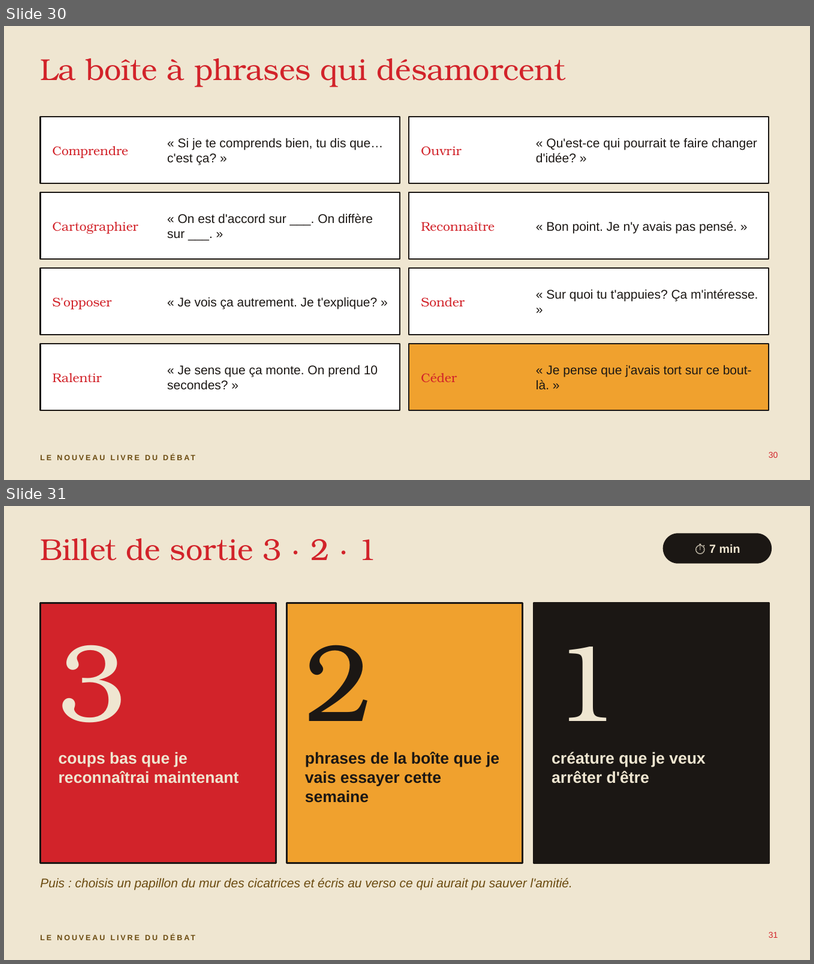
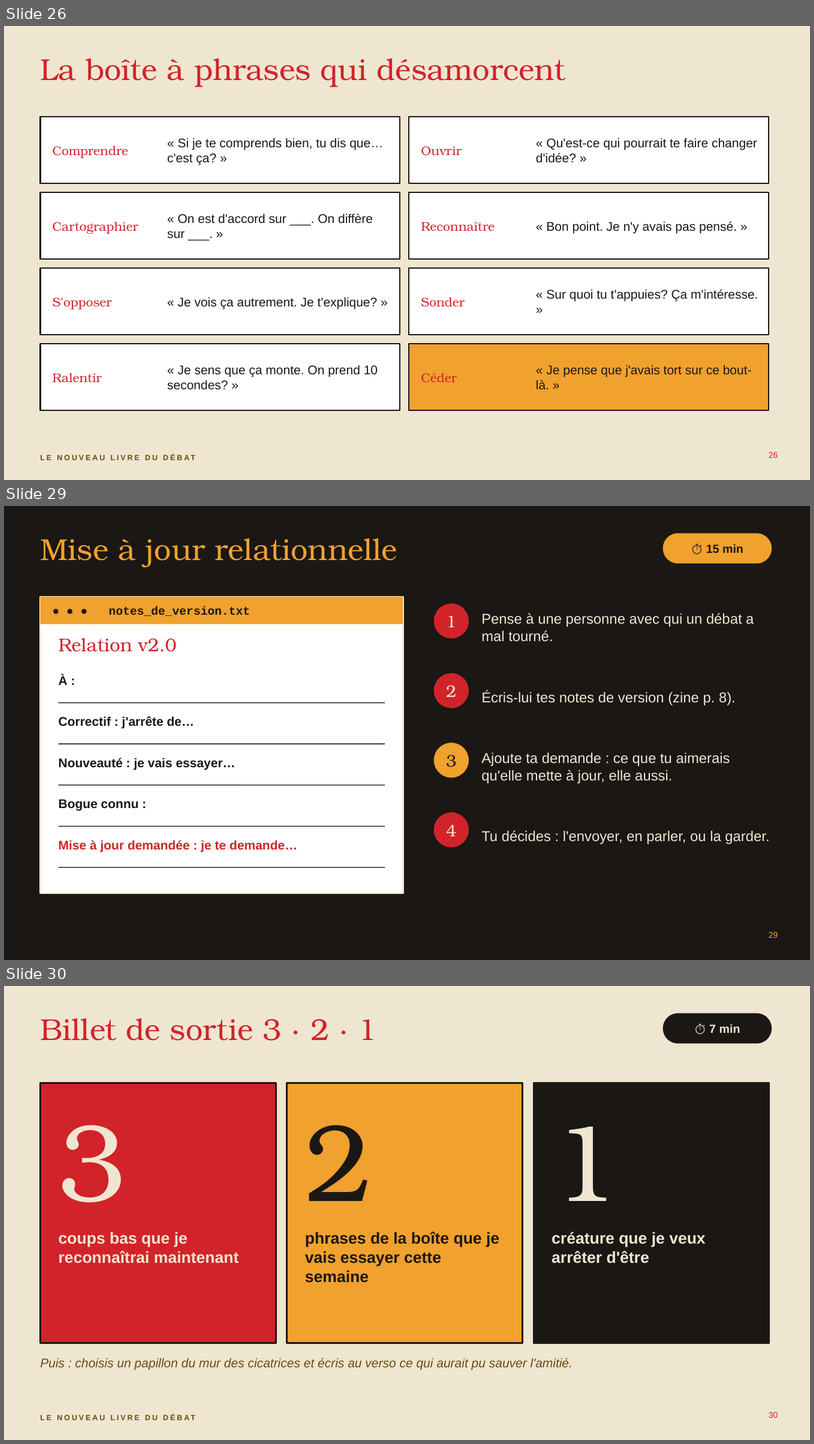
Before and after one commit to isabellepedneault111-ai/Chat-, a slide deck: debat-agreable/seminaire-confrontation-agreable.pptx. Shown one above the other, each under a label of ours: slides 30 and 31 before the commit, slides 26, 29 and 30 after it; the slides between them are not shown. The pictures are 814x964 and 814x1444 pixels, drawn with LibreOffice and Linux fonts; fonts in the diff are those of the drawing. Boxes give left, top, right and bottom in pixels: in the first picture for what was removed or moved away, otherwise in the second. Text is boxed around its words. In the diff, an @@ line names an element or a change of style, - is before the commit and + after.

```diff
--- a/debat-agreable/seminaire-confrontation-agreable.pptx
+++ b/debat-agreable/seminaire-confrontation-agreable.pptx
@@ slide 29 added at (4,506,810,960), background #1B1714 @@
@@ title added at (40,538,398,567), 36 pt, text #F0A12E @@
+Mise à jour relationnelle
@@ rounded rectangle added at (663,533,772,564), fill #F0A12E @@
@@ text added at (707,544,744,553), 14 pt, text #1B1714, bold @@
+⏱ 15 min
@@ rectangle added at (40,597,403,893), fill #FFFFFF, outline #EFE6D1 2 pt @@
@@ rectangle added at (40,597,403,624), fill #F0A12E @@
@@ text added at (109,606,250,616), 14 pt, text #1B1714, bold @@
+● ● ● notes_de_version.txt
@@ ellipse added at (434,603,470,639), fill #D2232A, outline #1B1714 1.5 pt @@
@@ text added at (482,613,754,642), 17 pt, text #EFE6D1 @@
+Pense à une personne avec qui un débat a mal tourné.
@@ text added at (446,616,456,627), 20 pt, text #EFE6D1 @@
+1
@@ text added at (59,638,177,652), 22 pt, text #D2232A @@
+Relation v2.0
@@ text added at (59,675,68,685), 15 pt, text #1B1714, bold @@
+À :
@@ ellipse added at (434,672,470,709), fill #D2232A, outline #1B1714 1.5 pt @@
@@ text added at (446,685,456,697), 20 pt, text #EFE6D1 @@
+2
@@ line added from (59, 703) to (385, 703), #1B1714 1 pt @@
@@ text added at (482,690,736,705), 17 pt, text #EFE6D1 @@
+Écris-lui tes notes de version (zine p. 8).
@@ text added at (59,716,194,729), 15 pt, text #1B1714, bold @@
+Correctif : j'arrête de…
@@ line added from (59, 744) to (385, 744), #1B1714 1 pt @@
@@ text added at (59,757,236,769), 15 pt, text #1B1714, bold @@
+Nouveauté : je vais essayer…
@@ ellipse added at (434,742,470,778), fill #F0A12E, outline #1B1714 1.5 pt @@
@@ text added at (446,754,456,767), 20 pt, text #1B1714 @@
+3
@@ text added at (482,752,731,783), 17 pt, text #EFE6D1 @@
+Ajoute ta demande : ce que tu aimerais qu'elle mette à jour, elle aussi.
@@ line added from (59, 785) to (385, 785), #1B1714 1 pt @@
@@ text added at (59,799,139,811), 15 pt, text #1B1714, bold @@
+Bogue connu :
@@ ellipse added at (434,811,470,848), fill #D2232A, outline #1B1714 1.5 pt @@
@@ line added from (59, 826) to (385, 826), #1B1714 1 pt @@
@@ text added at (446,825,456,836), 20 pt, text #EFE6D1 @@
+4
@@ text added at (59,840,297,852), 15 pt, text #D2232A, bold @@
+Mise à jour demandée : je te demande…
@@ text added at (482,830,770,844), 17 pt, text #EFE6D1 @@
+Tu décides : l'envoyer, en parler, ou la garder.
@@ line added from (59, 867) to (385, 867), #1B1714 1 pt @@
@@ page number added at (769,931,779,937), 10 pt, text #F0A12E @@
+29
@@ what was slide 30 is now slide 26 @@
@@ page number at (769,451,779,457): text changed @@
-30
+26
@@ what was slide 31 is now slide 30 @@
@@ page number at (769,1411,779,1417): text changed @@
-31
+30
```
Also in this commit, not shown: 4 slides changed, 3 other slides added, 1 slide removed, 4 other files.
